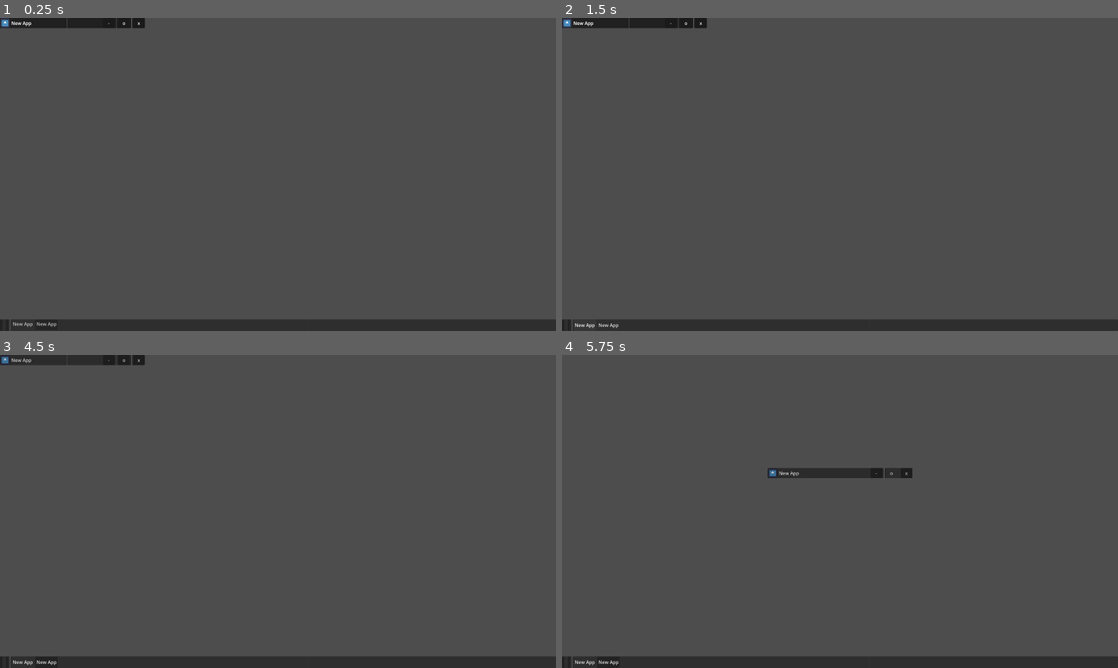
Above: before the commit, frames 1-4 (two rows, left to right).
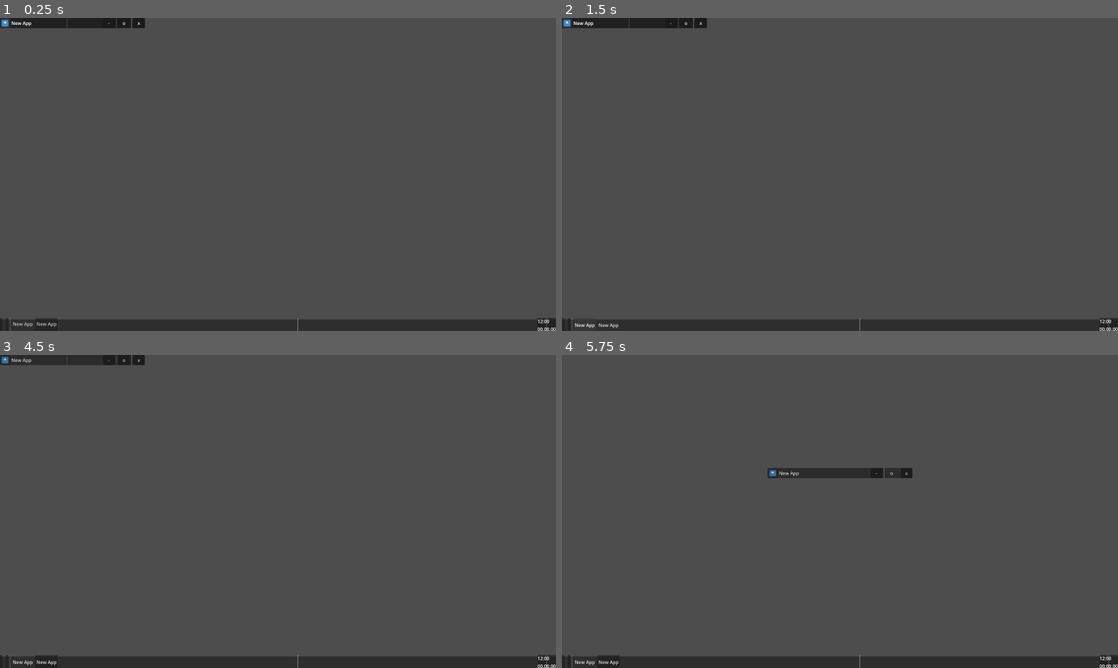
Above: after the commit, the same moments.

Repository: ESphagnum/GodotOS
Game: Godot game, scene res://scenes/Desktop.tscn
Same seed, same stepped clock (60 frames per second), same inputs: the game is played once before the commit and once after it. This scene is started directly instead of the project's main scene. The engine's default icon, where the game draws it, is replaced by a stand-in: a white triangle on a blue panel in a dark square.
Inputs (mouse positions are in pixels of both pictures, inside the frame that each line leads up to):
- Up to frame 1 (0.25 s): no input
- Up to frame 2 (1.5 s): click "New App" at 0.5 s; click "New App" at 1.25 s
- Up to frame 3 (4.5 s): click "New App" at 2 s; click "New App" at 2.75 s; click (5, 661) at 3.5 s; click "-" at 4.25 s
- Up to frame 4 (5.75 s): click "o" at 5 s

The runs differ from the first frame. In frame 1, less than 0.1% of the frame differs, in the area x 0-100%, y 95-100%; in frame 2, less than 0.1%; in frame 3, less than 0.1%; in frame 4, less than 0.1%.

Commit message:
add Tray Scene

Diff:
--- a/scenes/Taskbar/Tray.tscn
+++ b/scenes/Taskbar/Tray.tscn
@@ -1,9 +1,26 @@
 [gd_scene format=3 uid="uid://cje1pnb3yuuca"]
 
-[node name="Tray" type="Control" unique_id=61607706]
-layout_mode = 3
+[ext_resource type="Script" uid="uid://dg7md7ddry3i4" path="res://core/tray.gd" id="1_4t7w4"]
+
+[node name="Tray" type="PanelContainer" unique_id=395732598]
 anchors_preset = 15
 anchor_right = 1.0
 anchor_bottom = 1.0
 grow_horizontal = 2
 grow_vertical = 2
+script = ExtResource("1_4t7w4")
+
+[node name="VSeparator" type="VSeparator" parent="." unique_id=1297121758]
+layout_mode = 2
+
+[node name="VBoxContainer" type="VBoxContainer" parent="." unique_id=1091201431]
+layout_mode = 2
+alignment = 1
+
+[node name="Time_Label" type="Label" parent="VBoxContainer" unique_id=797418368]
+layout_mode = 2
+text = "12:00"
+
+[node name="Date_Label" type="Label" parent="VBoxContainer" unique_id=1686915694]
+layout_mode = 2
+text = "00.00.00"
